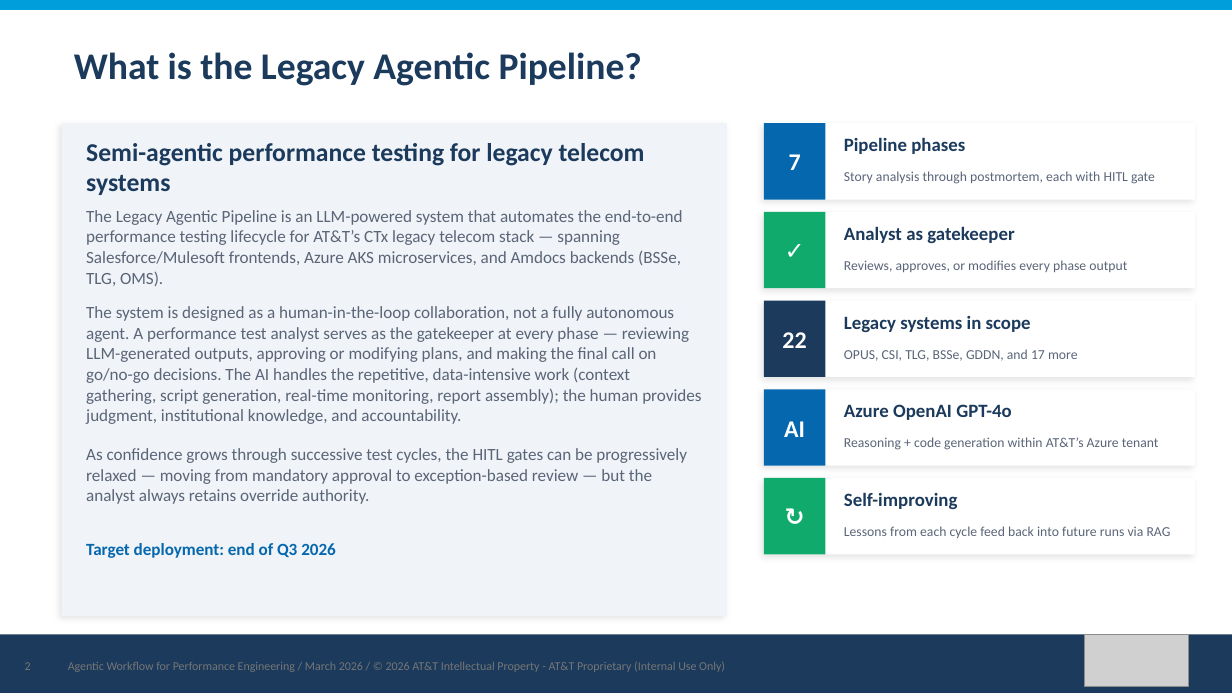
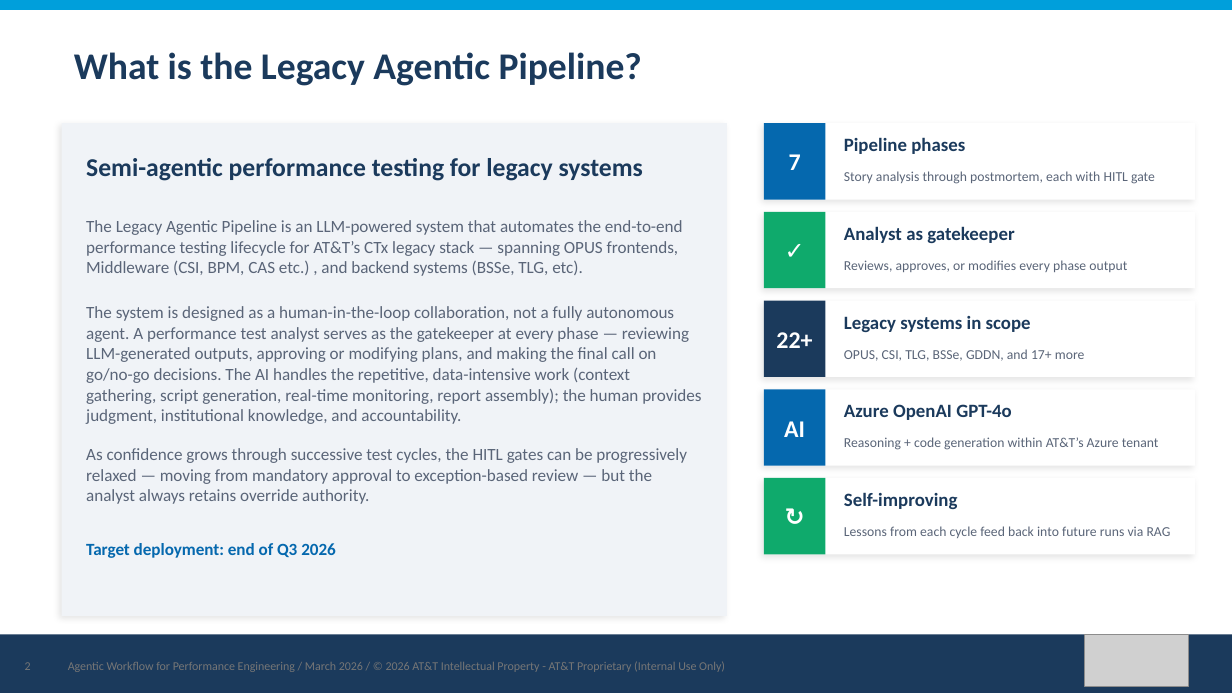
Before and after one commit to JasonCzech/perf-test-agent-v2, a slide deck: slide 2 of Documentation/perf_test_agent_deck_reskinned.pptx. Drawn at 1232x693 pixels with LibreOffice and Linux fonts; fonts in the diff are those of the drawing; grey boxes stand for pictures. Boxes give left, top, right and bottom in pixels: in the first picture for what was removed or moved away, otherwise in the second. Text is boxed around its words. In the diff, an @@ line names an element or a change of style, - is before the commit and + after.

```diff
--- a/Documentation/perf_test_agent_deck_reskinned.pptx
+++ b/Documentation/perf_test_agent_deck_reskinned.pptx
@@ text at box(86, 158, 643, 181): text changed @@
-Semi-agentic performance testing for legacy telecom systems
+Semi-agentic performance testing for legacy systems
@@ text at box(86, 220, 683, 276): text changed @@
-The Legacy Agentic Pipeline is an LLM-powered system that automates the end-to-end performance testing lifecycle for AT&T’s CTx legacy telecom stack — spanning Salesforce/Mulesoft frontends, Azure AKS microservices, and Amdocs backends (BSSe, TLG, OMS).
+The Legacy Agentic Pipeline is an LLM-powered system that automates the end-to-end performance testing lifecycle for AT&T’s CTx legacy stack — spanning OPUS frontends, Middleware (CSI, BPM, CAS etc.) , and backend systems (BSSe, TLG, etc).
@@ text at box(776, 332, 812, 348): text changed @@
-22
+22+
@@ text at box(844, 349, 1085, 361): text changed @@
-OPUS, CSI, TLG, BSSe, GDDN, and 17 more
+OPUS, CSI, TLG, BSSe, GDDN, and 17+ more
```
Also in this commit, not shown: 2 other slides changed, 1 slide added, 5 slides removed, 6 other files.
